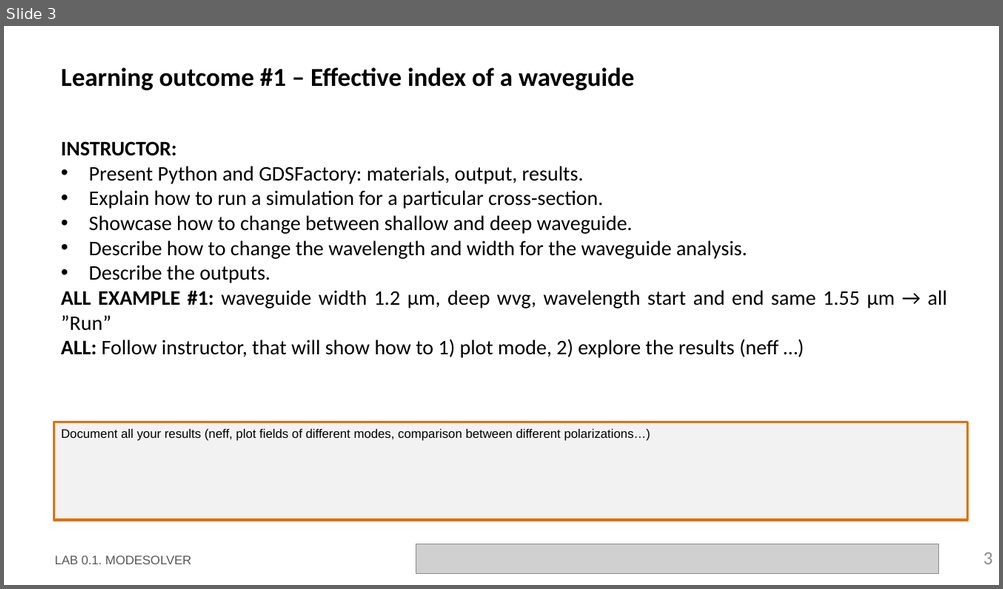
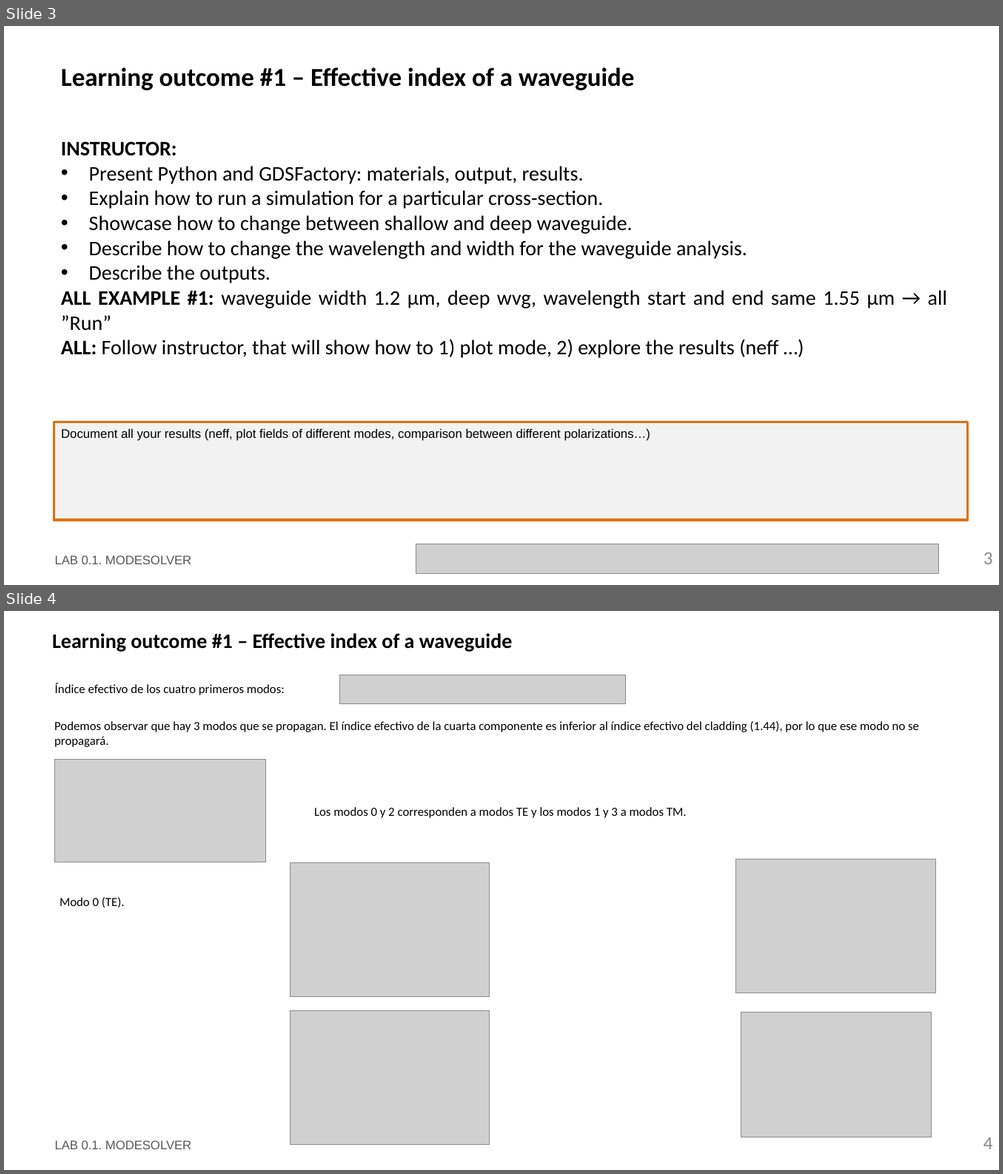
Before and after one commit to snacmuo/pic-upv-lab0, a slide deck: LabBook_010.pptx. Shown one above the other, each under a label of ours: slide 3 before the commit, slides 3 and 4 after it. The pictures are 1003x589 and 1003x1174 pixels, drawn with LibreOffice and Linux fonts; fonts in the diff are those of the drawing; grey boxes stand for pictures; background and template pictures are left out. Boxes give left, top, right and bottom in pixels: in the first picture for what was removed or moved away, otherwise in the second. Text is boxed around its words. In the diff, an @@ line names an element or a change of style, - is before the commit and + after.

```diff
--- a/LabBook_010.pptx
+++ b/LabBook_010.pptx
@@ slide 4 added at box(4, 611, 999, 1170), background #FFFFFF @@
@@ title added at box(52, 633, 512, 652), 20 pt, text #000000, bold @@
+Learning outcome #1 – Effective index of a waveguide
@@ picture added at box(340, 675, 626, 704) @@
@@ text added at box(55, 684, 284, 695), 12 pt, text #000000 @@
+Índice efectivo de los cuatro primeros modos:
@@ text added at box(54, 721, 919, 747), 12 pt, text #000000 @@
+Podemos observar que hay 3 modos que se propagan. El índice efectivo de la cuarta componente es inferior al índice efectivo del cladding (1.44), por lo que ese modo no se propagará.
@@ picture added at box(55, 760, 266, 863) @@
@@ text added at box(314, 807, 686, 818), 12 pt, text #000000 @@
+Los modos 0 y 2 corresponden a modos TE y los modos 1 y 3 a modos TM.
@@ picture added at box(290, 863, 489, 997) @@
@@ picture added at box(736, 860, 936, 994) @@
@@ text added at box(60, 897, 125, 908), 12 pt, text #000000 @@
+Modo 0 (TE).
@@ picture added at box(290, 1011, 489, 1145) @@
@@ picture added at box(741, 1012, 931, 1138) @@
@@ text added at box(55, 1141, 191, 1150), 12 pt, text #585858 @@
+LAB 0.1. MODESOLVER
@@ page number added at box(983, 1138, 993, 1150), 18 pt, text #8C8C8C @@
+4
```
Also in this commit, not shown: 1 slide changed, 3 other files.
